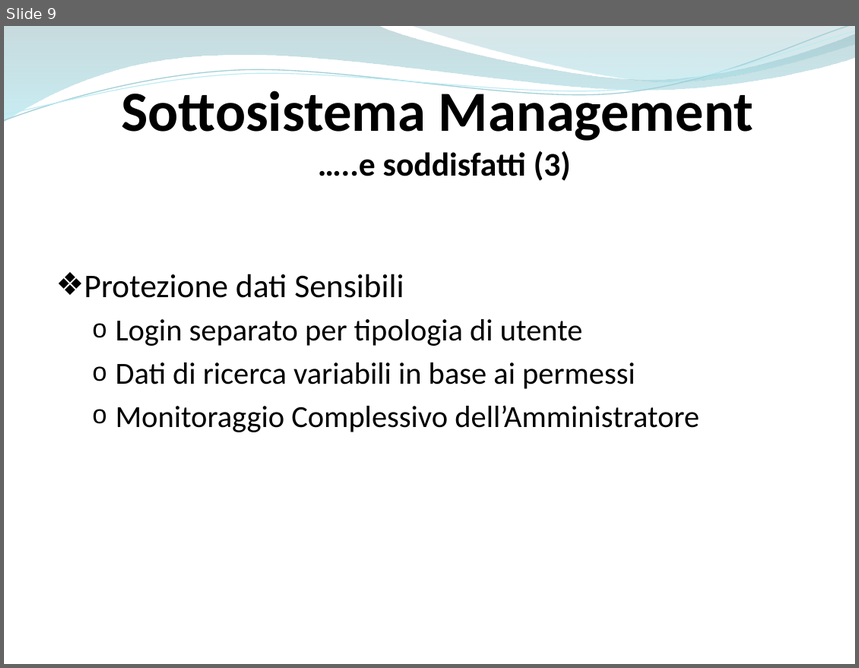
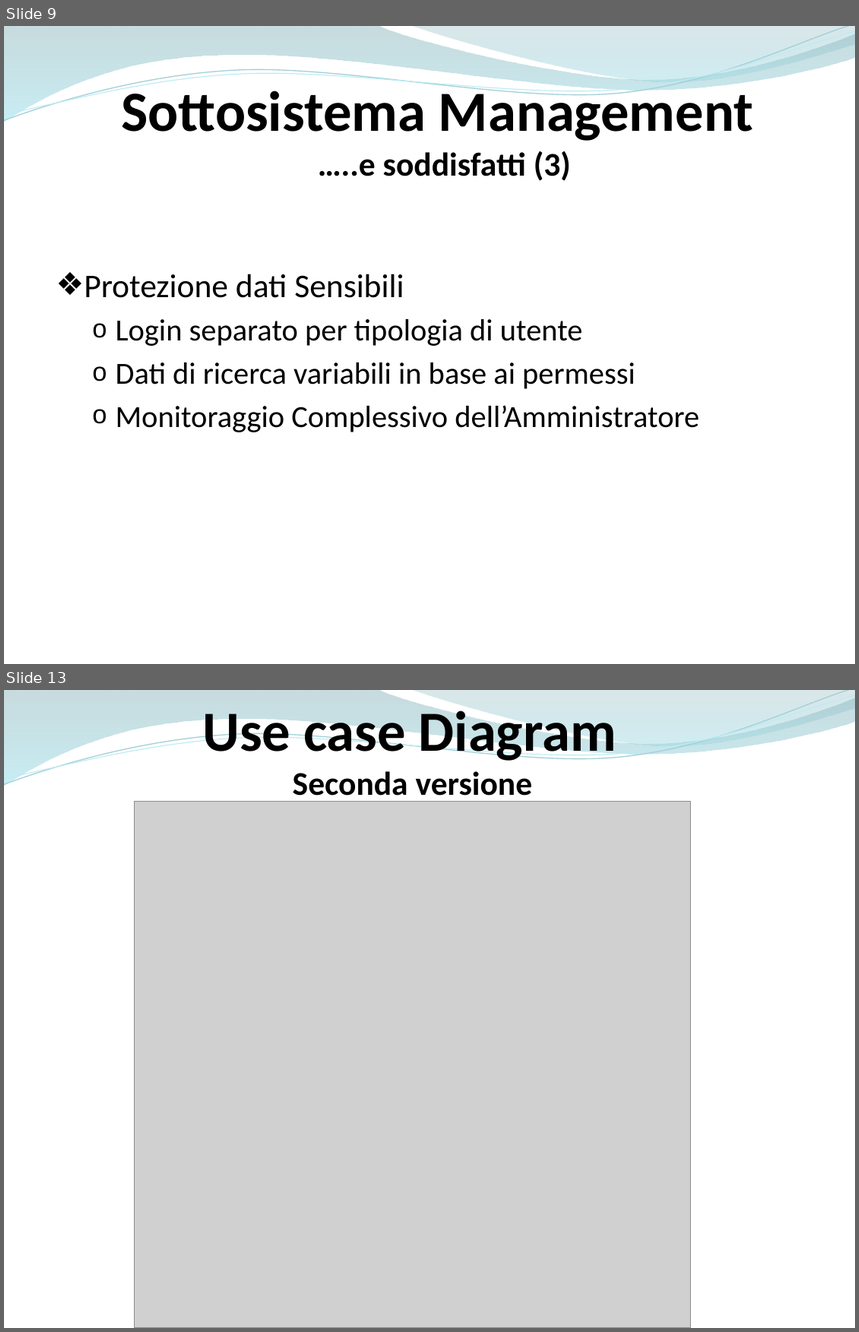
Before and after one commit to ammirate/at-silo, a slide deck: Presentazione/Atsilo1/Di Palma/[Bozza]Introduzione.pptx. Shown one above the other, each under a label of ours: slide 9 before the commit, slides 9 and 13 after it; the slides between them are not shown. The pictures are 859x668 and 859x1332 pixels, drawn with LibreOffice and Linux fonts; fonts in the diff are those of the drawing; grey boxes stand for pictures. Boxes give left, top, right and bottom in pixels: in the first picture for what was removed or moved away, otherwise in the second. Text is boxed around its words. In the diff, an @@ line names an element or a change of style, - is before the commit and + after.

```diff
--- a/Presentazione/Atsilo1/Di Palma/[Bozza]Introduzione.pptx
+++ b/Presentazione/Atsilo1/Di Palma/[Bozza]Introduzione.pptx
@@ slide 13 added at bbox=[4, 690, 855, 1328], background #FFFFFF; not listed: 4 template elements that a slide beside it also shows @@
@@ text added at bbox=[202, 704, 617, 803], 28 pt, text #000000, bold @@
+Use case Diagram
+Seconda versione
@@ picture added at bbox=[135, 802, 692, 1328] @@
```
Also in this commit, not shown: 1 slide changed, 5 other slides added.
